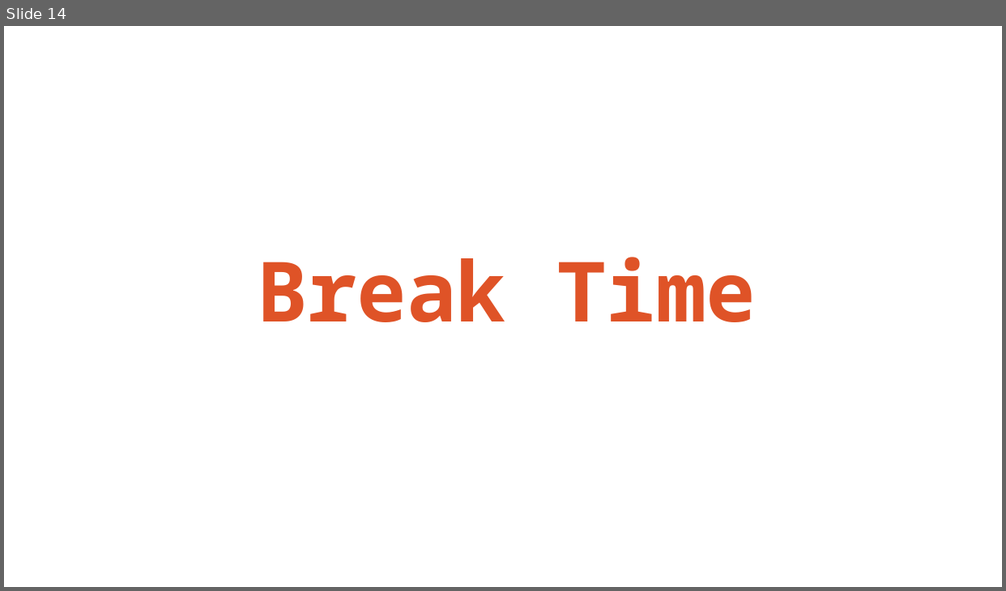
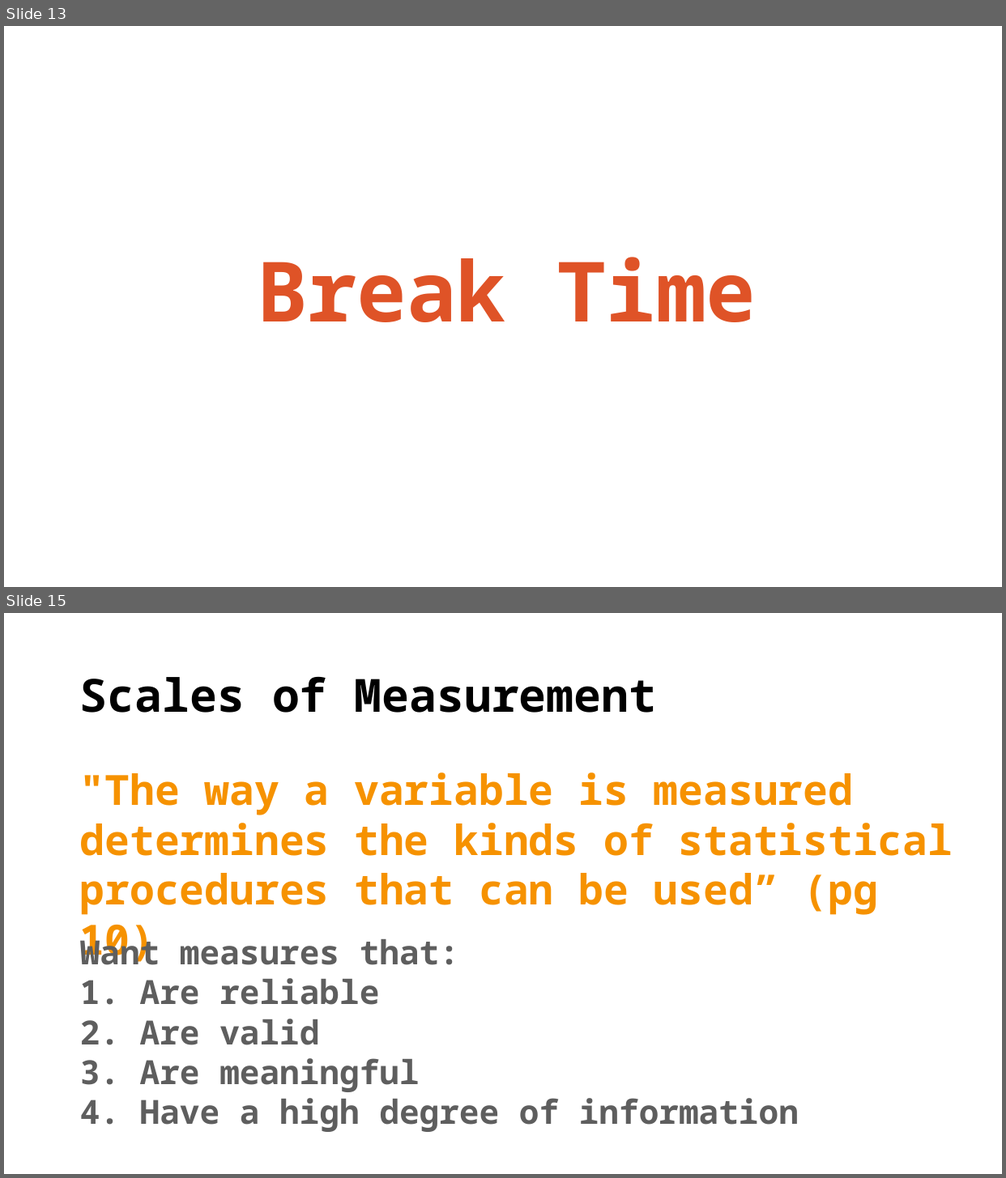
Before and after one commit to TysonStanley/EDU-6050, a slide deck: Slides/02_EDUC_6050_2018.pptx. Shown one above the other, each under a label of ours: slide 14 before the commit, slides 13 and 15 after it; the slides between them are not shown. The pictures are 1006x591 and 1006x1178 pixels, drawn with LibreOffice and Linux fonts; fonts in the diff are those of the drawing. Boxes give left, top, right and bottom in pixels: in the first picture for what was removed or moved away, otherwise in the second. Text is boxed around its words. In the diff, an @@ line names an element or a change of style, - is before the commit and + after.

```diff
--- a/Slides/02_EDUC_6050_2018.pptx
+++ b/Slides/02_EDUC_6050_2018.pptx
@@ slide 15 added at (4, 613, 1002, 1174), background #FFFFFF @@
@@ title added at (80, 676, 657, 713), 44 pt, text #000000, bold @@
+Scales of Measurement
@@ text added at (80, 773, 953, 915), 40 pt, text #F69200, bold @@
+"The way a variable is measured determines the kinds of statistical procedures that can be used” (pg 10)
@@ text added at (80, 934, 799, 1132), 32 pt, text #5E5E5E, bold @@
+Want measures that:
+1. Are reliable
+2. Are valid
+3. Are meaningful
+4. Have a high degree of information
@@ what was slide 14 is now slide 13 @@
```
Also in this commit, not shown: 3 slides changed, 17 other slides added, 3 slides removed, 7 other files.
